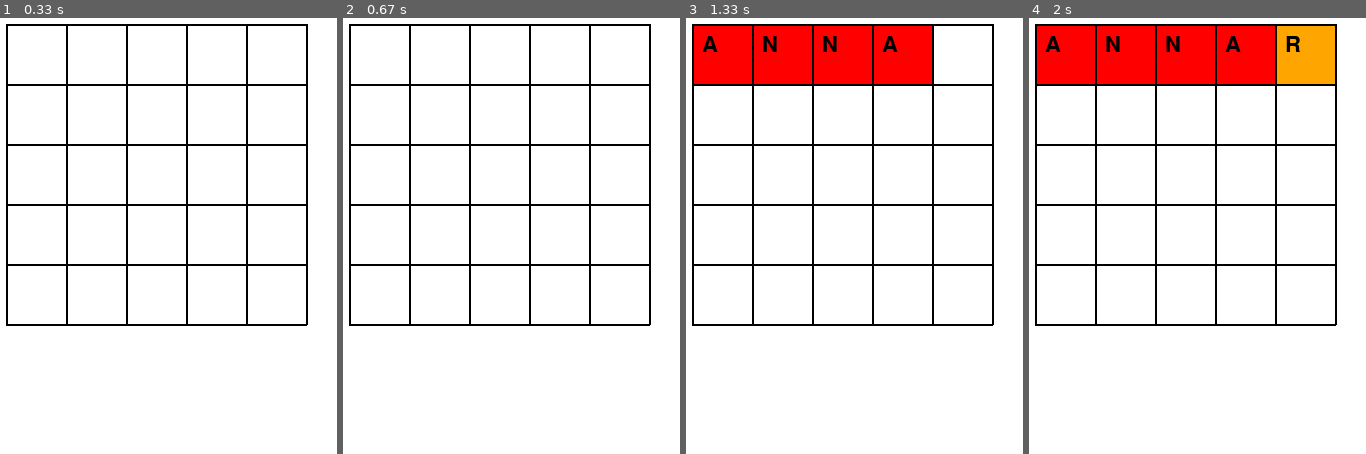
Above: before the commit, frames 1-4 (left to right).
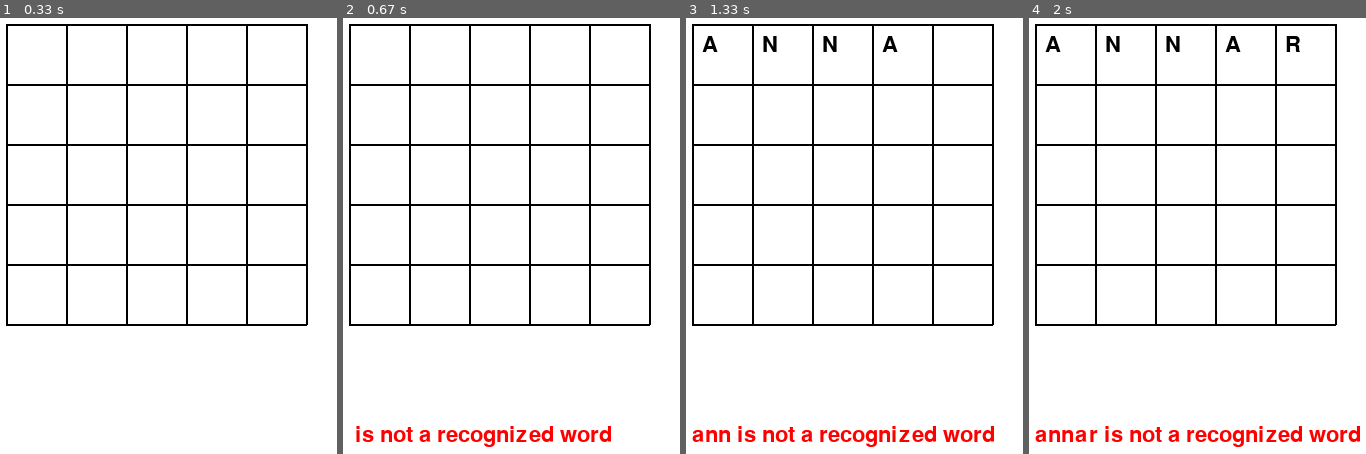
Above: after the commit, the same moments.

Repository: IanMorriso/wordle-clone
Game: pygame game, started from Wordle/pygame-main.py
Same seed, same stepped clock (60 frames per second), same inputs: the game is played once before the commit and once after it.
Inputs:
- Up to frame 1 (0.33 s): no input
- Up to frame 2 (0.67 s): tap Enter at 0.33 s
- Up to frame 3 (1.33 s): type "ann" at 0.67 s; tap Enter at 1 s; type "a" at 1.22 s
- Up to frame 4 (2 s): tap Enter at 1.35, 1.9 s; type "r" at 1.77 s

Frame 1 is identical in both runs. In frame 2, 1.3% of the frame differs, in the area x 3-80%, y 93-99%; in frame 3, 10%; in frame 4, 13%, in the area x 1-99%, y 1-99%.

Commit message:
Alert message for input errors added

Diff:
--- a/Wordle/PygameWordle.py
+++ b/Wordle/PygameWordle.py
@@ -34,6 +34,20 @@
         index = random.randint(0, self.dict.getSize() - 1)
         return self.dict.selectWord(index)
 
+    def inputValidator(self, guess):
+        print(self.guesses)
+        if not self.dict.check(guess.lower()):
+            print(guess + " is not a recognized word")
+            return guess + " is not a recognized word"
+
+        elif any(g[0] == guess for g in self.guesses):
+            print(guess + " was already entered")
+            return guess + " was already entered"
+
+        else:
+            #self.guesses.append(guess)
+            return ""
+
     def play(self):
         pass  # This method will not be used in Pygame version
 
@@ -51,6 +65,7 @@
         return result
 
     def add_guess(self, guess):
+        print("guess added ", len(self.guesses))
         self.guesses.append(guess)
 
     def is_correct_guess(self):
--- a/Wordle/pygame-main.py
+++ b/Wordle/pygame-main.py
@@ -2,10 +2,8 @@
 import sys
 from PygameWordle import ScrabbleDict, Game
 
-# Initialize Pygame
 pygame.init()
 
-# Constants
 WIDTH, HEIGHT = 800, 600
 BG_COLOR = (255, 255, 255)
 GRID_COLOR = (0, 0, 0)
@@ -17,11 +15,10 @@
 GRID_SIZE = 5
 CELL_SIZE = 60
 
-# Set up the display
+
 screen = pygame.display.set_mode((WIDTH, HEIGHT))
 pygame.display.set_caption("Wordle Clone")
 
-# Load font
 font = pygame.font.Font(None, FONT_SIZE)
 
 def draw_grid():
@@ -32,15 +29,22 @@
 def draw_guess(guess, row, colors):
     for i, letter in enumerate(guess):
         text = font.render(letter.upper(), True, FONT_COLOR)
-        color = GREEN_COLOR if colors[i] == 'green' else ORANGE_COLOR if colors[i] == 'orange' else RED_COLOR
+        color = BG_COLOR
+        if len(colors) > 1:
+            color = GREEN_COLOR if colors[i] == 'green' else ORANGE_COLOR if colors[i] == 'orange' else RED_COLOR
         pygame.draw.rect(screen, color, (102 + i * CELL_SIZE, 102 + row * CELL_SIZE, CELL_SIZE-2, CELL_SIZE-2))
         screen.blit(text, (110 + i * CELL_SIZE, 110 + row * CELL_SIZE))
+
+def render_text(screen, text, position, font, color=(255,0,0)):
+    text = font.render(text, True, color)
+    screen.blit(text, position)
 
 def main():
     clock = pygame.time.Clock()
     running = True
     current_guess = ""
     guesses = []
+    alert = ""
 
     # Initialize game
     wordle_dict = ScrabbleDict(5, "scrabble5.txt")
@@ -55,12 +59,14 @@
                 running = False
             elif event.type == pygame.KEYDOWN:
                 if event.key == pygame.K_RETURN:
-                    if len(current_guess) == GRID_SIZE:
-                        colors = game.match(current_guess.lower())
-                        game.add_guess((current_guess, colors))
-                        current_guess = ""
-                        if game.is_correct_guess() or len(game.get_guesses()) >= 5:
-                            running = False
+                    alert = game.inputValidator(current_guess)
+                    if not alert:
+                        if len(current_guess) == GRID_SIZE:
+                            colors = game.match(current_guess.lower())
+                            game.add_guess((current_guess, colors))
+                            current_guess = ""
+                            if game.is_correct_guess() or len(game.get_guesses()) >= 5:
+                                running = False
                 elif event.key == pygame.K_BACKSPACE:
                     current_guess = current_guess[:-1]
                 elif len(current_guess) < GRID_SIZE and event.unicode.isalpha():
@@ -68,7 +74,10 @@
 
         for row, (guess, colors) in enumerate(game.get_guesses()):
             draw_guess(guess, row, colors)
-        draw_guess(current_guess, len(game.get_guesses()), [''] * GRID_SIZE)
+        draw_guess(current_guess, len(game.get_guesses()), [])
+
+        if alert:
+            render_text(screen, alert, (100, 500), font)
 
         pygame.display.flip()
         clock.tick(60)
